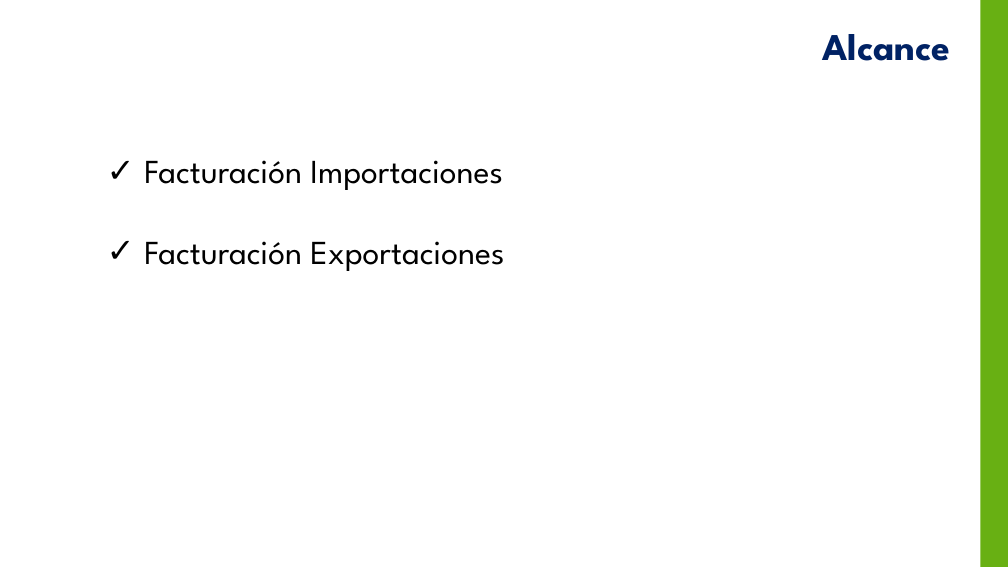
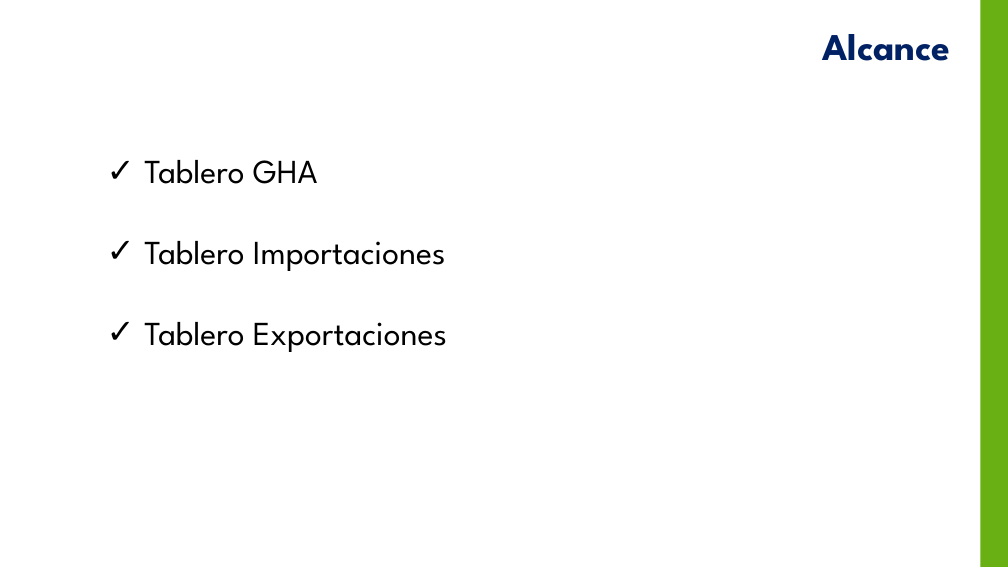
Before and after one commit to yahck/pyTransmisionesTalma, a slide deck: slide 2 of Documentos/ControlTransmisionesV1.0.pptx. Drawn at 1008x567 pixels with LibreOffice and Linux fonts; fonts in the diff are those of the drawing; background and template pictures are left out. Boxes give left, top, right and bottom in pixels: in the first picture for what was removed or moved away, otherwise in the second. Text is boxed around its words. In the diff, an @@ line names an element or a change of style, - is before the commit and + after.

```diff
--- a/Documentos/ControlTransmisionesV1.0.pptx
+++ b/Documentos/ControlTransmisionesV1.0.pptx
@@ text at (144, 160, 447, 352): text changed @@
-✓ Facturación Importaciones
-✓ Facturación Exportaciones
+✓ Tablero GHA
+✓ Tablero Importaciones
+✓ Tablero Exportaciones
```
Also in this commit, not shown: 2 other slides changed, 5 slides added, 3 slides removed, 6 other files.
